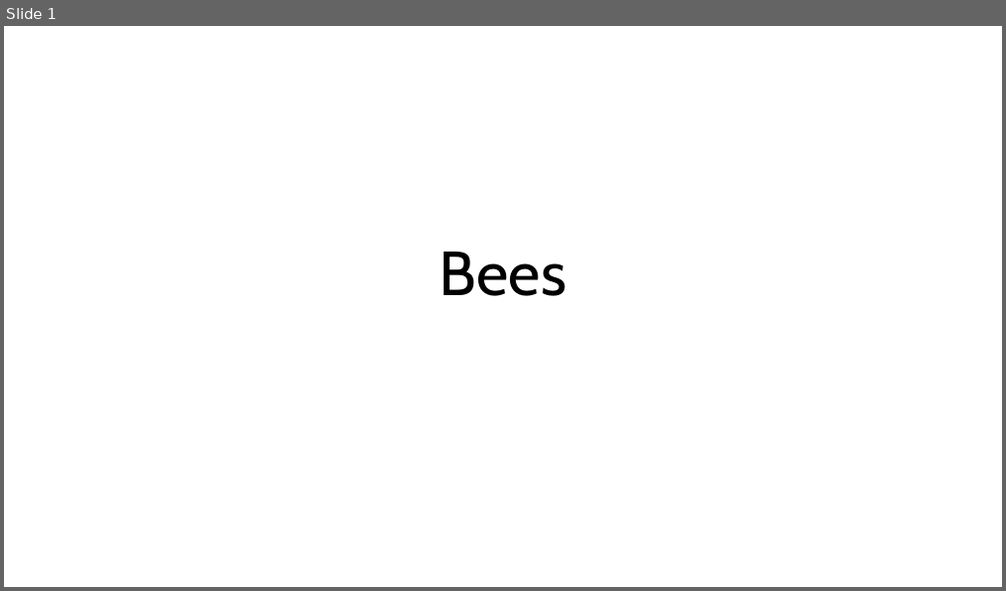
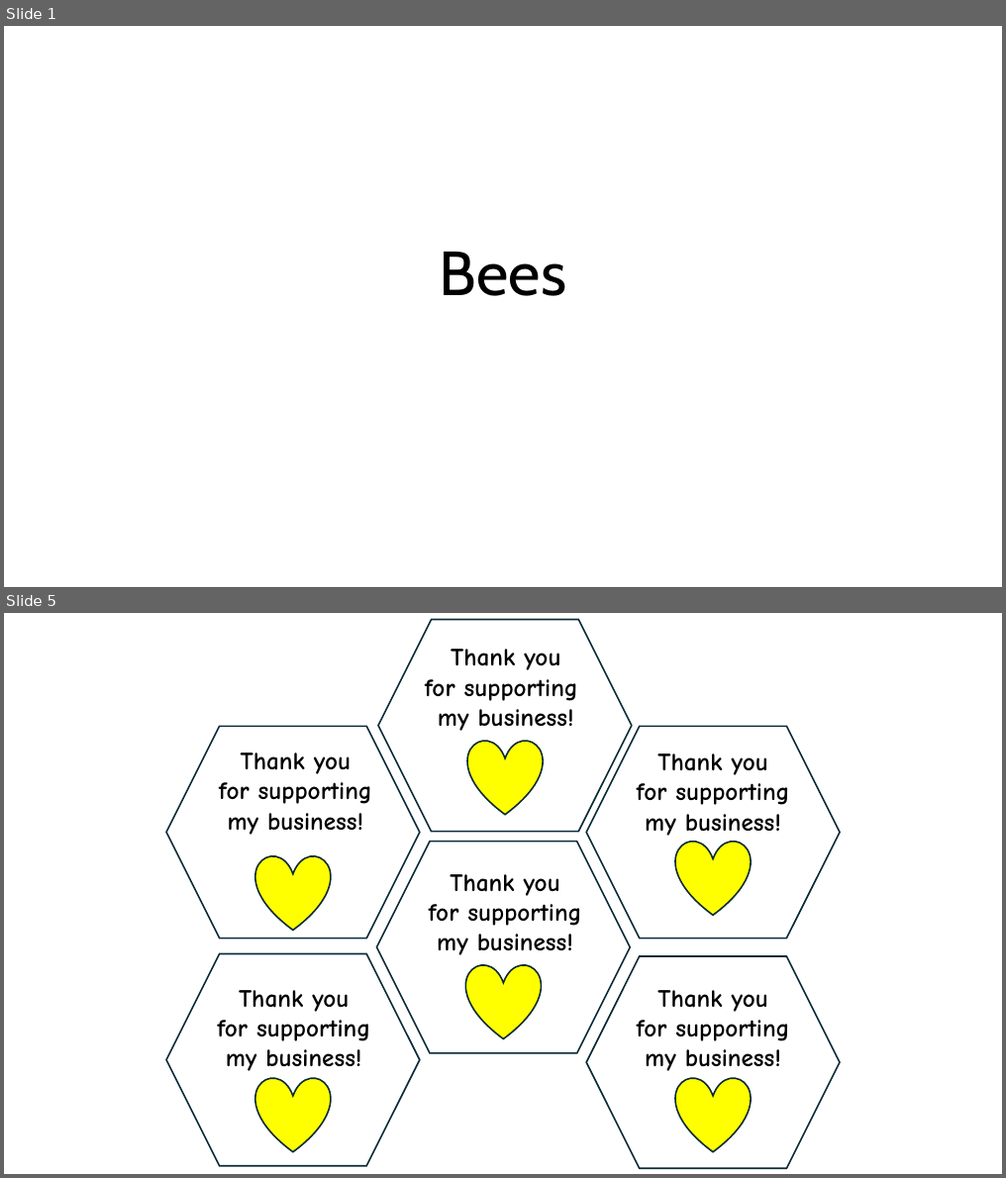
Before and after one commit to gaigenecom/docs, a slide deck: BeePackaging.pptx. Shown one above the other, each under a label of ours: slide 1 before the commit, slides 1 and 5 after it; the slides between them are not shown. The pictures are 1006x591 and 1006x1178 pixels, drawn with LibreOffice and Linux fonts; fonts in the diff are those of the drawing. Boxes give left, top, right and bottom in pixels: in the first picture for what was removed or moved away, otherwise in the second. Text is boxed around its words. In the diff, an @@ line names an element or a change of style, - is before the commit and + after.

```diff
--- a/BeePackaging.pptx
+++ b/BeePackaging.pptx
@@ slide 5 added at (4, 613, 1002, 1174), background #FFFFFF @@
@@ group added at (166, 620, 840, 1168): 6 hexagons, 6 texts, 6 hearts @@
+Thank you
+for supporting
+my business!
+Thank you
+for supporting
+my business!
+Thank you
+for supporting
+my business!
+Thank you
+for supporting
+my business!
+Thank you
+for supporting
+my business!
+Thank you
+for supporting
+my business!
```
Also in this commit, not shown: 1 slide changed, 3 other slides added.
